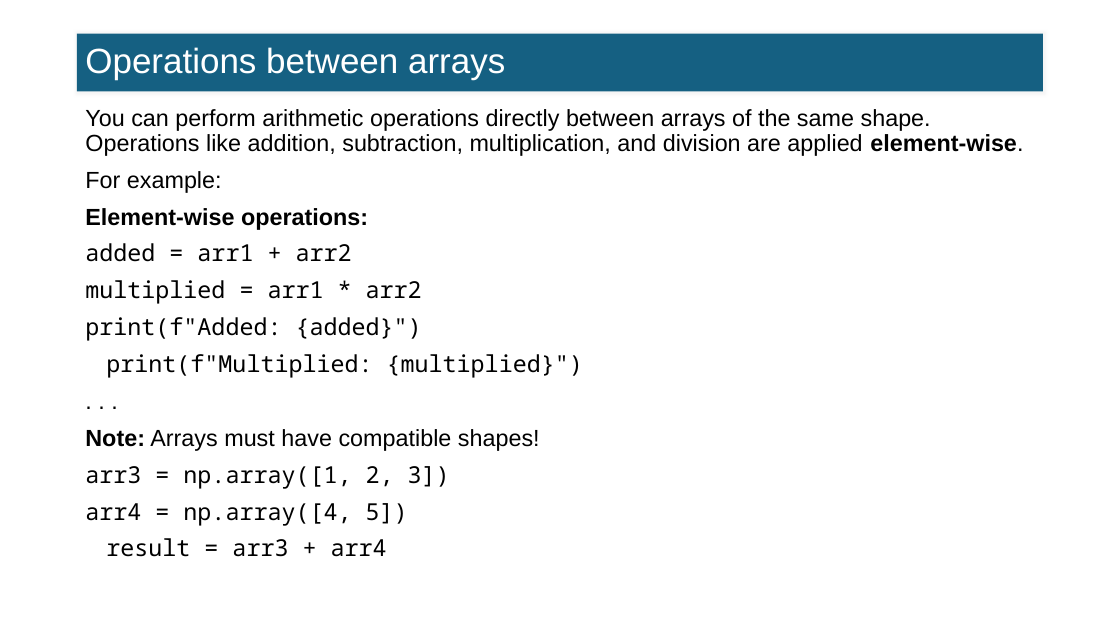
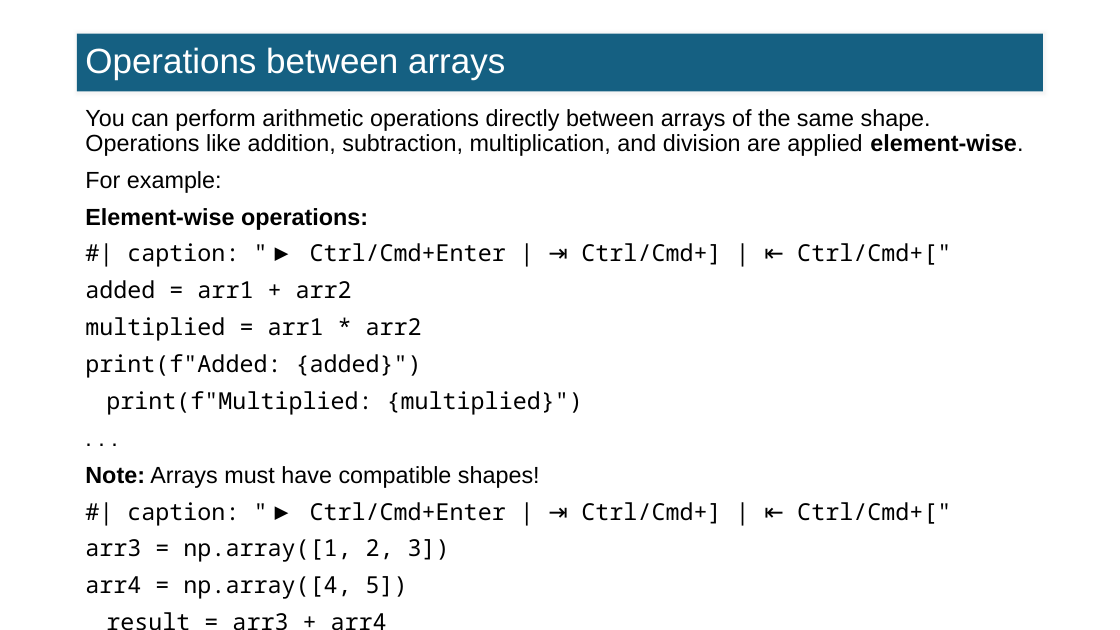
Before and after one commit to FTurci/intro-coding-data-analysis-mirror, a slide deck: slide 18 of slides/07_intro_numpy_slides.pptx. Drawn at 1120x630 pixels with LibreOffice and Linux fonts; fonts in the diff are those of the drawing. Boxes give left, top, right and bottom in pixels: in the first picture for what was removed or moved away, otherwise in the second. Text is boxed around its words. In the diff, an @@ line names an element or a change of style, - is before the commit and + after.

```diff
--- a/slides/07_intro_numpy_slides.pptx
+++ b/slides/07_intro_numpy_slides.pptx
@@ text at [85, 243, 951, 415]: text changed @@
-added = arr1 + arr2
-multiplied = arr1 * arr2
-print(f"Added: {added}")
-print(f"Multiplied: {multiplied}")
+#| caption: "▶ Ctrl/Cmd+Enter | ⇥ Ctrl/Cmd+] | ⇤ Ctrl/Cmd+["
+added = arr1 + arr2
+multiplied = arr1 * arr2
+print(f"Added: {added}")
+print(f"Multiplied: {multiplied}")
@@ text at [85, 502, 951, 599]: text changed @@
-arr3 = np.array([1, 2, 3])
-arr4 = np.array([4, 5])
-result = arr3 + arr4
+#| caption: "▶ Ctrl/Cmd+Enter | ⇥ Ctrl/Cmd+] | ⇤ Ctrl/Cmd+["
+arr3 = np.array([1, 2, 3])
+arr4 = np.array([4, 5])
+result = arr3 + arr4
```
Also in this commit, not shown: 9 other slides changed, 50 other files.
